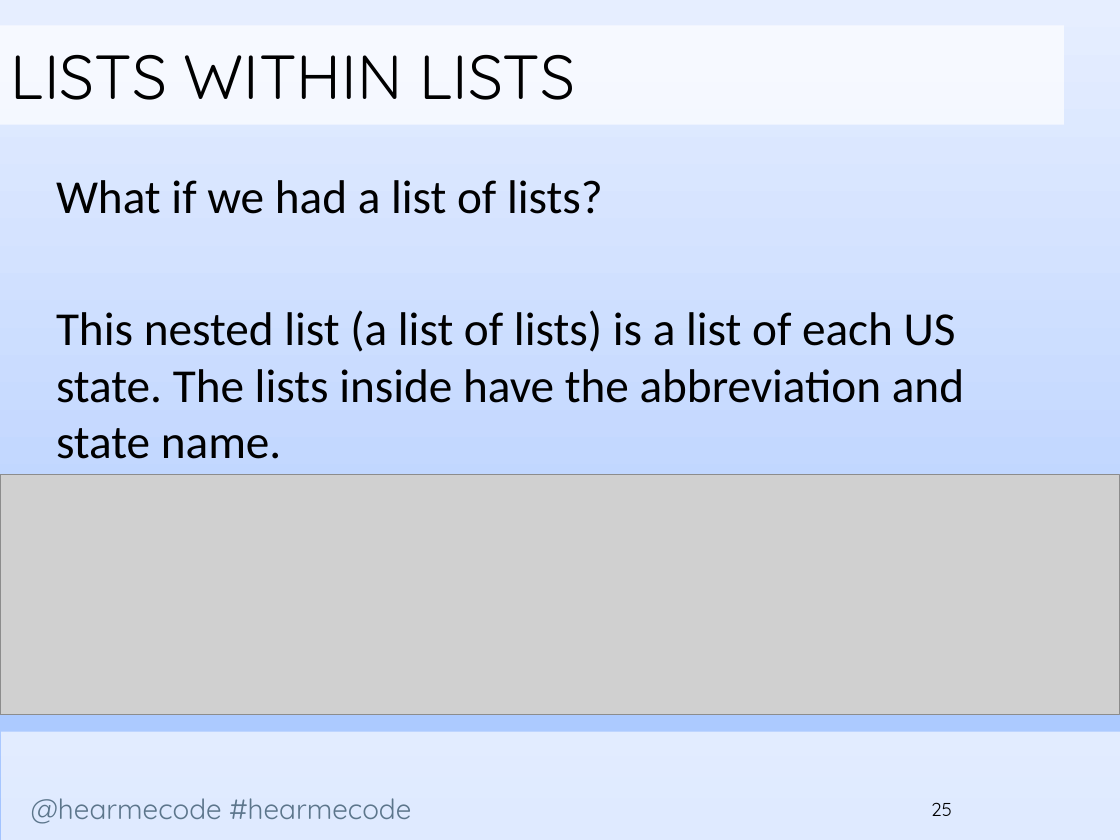
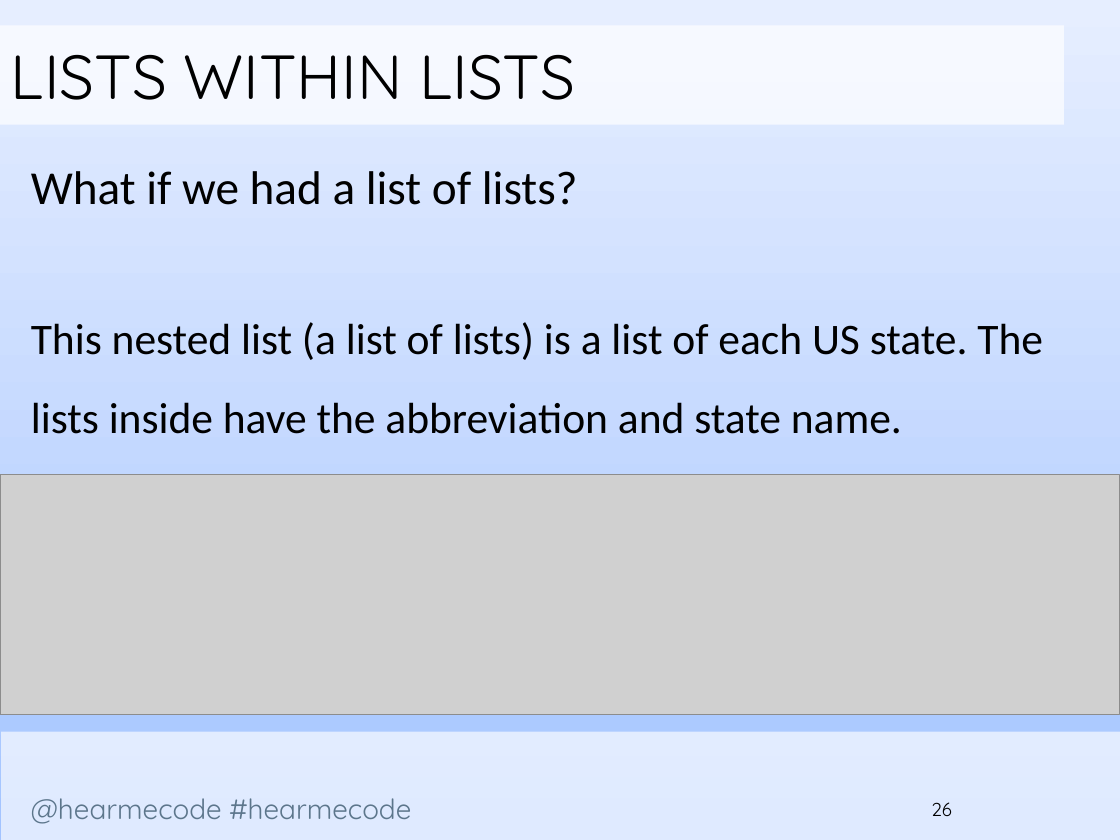
Before and after one commit to codelikeagirlcny/python-lessons-cny, a slide deck: slide 26 of slides/Lesson 3/Hear Me Code - File Handling and Dictionaries.pptx (slide 25 before the commit). Drawn at 1120x840 pixels with LibreOffice and Linux fonts; fonts in the diff are those of the drawing; grey boxes stand for pictures; background and template pictures are left out. Boxes give left, top, right and bottom in pixels: in the first picture for what was removed or moved away, otherwise in the second. Text is boxed around its words. In the diff, an @@ line names an element or a change of style, - is before the commit and + after.

```diff
--- a/slides/Lesson 3/Hear Me Code - File Handling and Dictionaries.pptx
+++ b/slides/Lesson 3/Hear Me Code - File Handling and Dictionaries.pptx
@@ text "What if we had a ...": place and size @@
-text "What if we had a ..." at [56, 180, 964, 459]
+text "What if we had a ..." at [31, 171, 1043, 434]
@@ text at [31, 322, 1043, 434]: size 30.4 to 28 pt in "This nested list (a list of lists) ..."; line spacing 1 to 1.5 @@
@@ page number at [931, 802, 952, 816]: text changed @@
-25
+26
```
Also in this commit, not shown: 23 other slides changed, 1 slide added, 1 other file.
